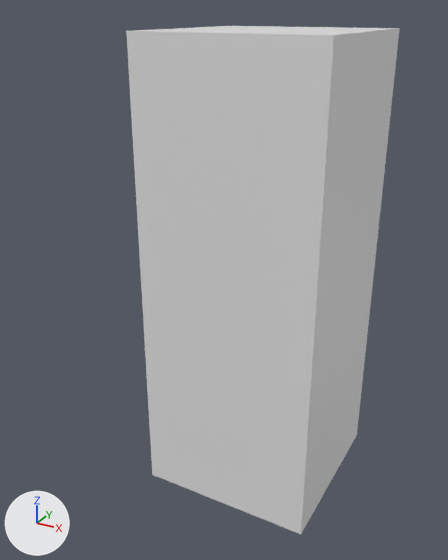
The glTF model public/webgl/player.glb as it was, and as the next commit left it.
Camera for both pictures: a 50 mm lens placed at (0.765, -1.657, 1.49), pointed at (-0.028, -0.215, 0.769). Every picture has the same lights, and +X, +Y and +Z are marked at lower left.

The first picture shows 'Player'.
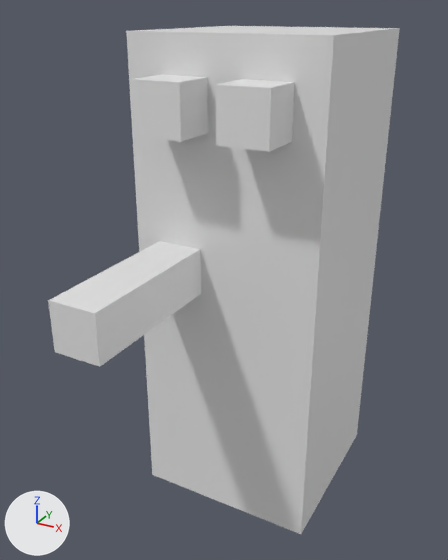
Commit message: allow player to shoot bullets

The change, as a list of edits to the scene's bpy script:
```text
Change me_cube:
    where me_cube.from_pydata(...)  # 8 vertices, 12 faces; spans x -0.278..0.278, y -0.278..0.278, z 0.001..1.435
    used by ob_player; location = (0.0, 0.0, 0.0)
    me_cube part 1: a new loose piece, a box spanning x -0.175..-0.039, y -0.406..-0.27, z 1.198..1.333, in mat_material (white #e7e7e7)
    me_cube part 2: a new loose piece, a box spanning x 0.056..0.191, y -0.406..-0.27, z 1.198..1.333, in mat_material (white #e7e7e7)
    me_cube part 3: a new loose piece, a box spanning x -0.204..-0.068, y -0.727..-0.27, z 0.742..0.877, in mat_material (white #e7e7e7)
```

Where the change shows, as pixel boxes [x1, y1, x2, y2] in the pictures (448 x 560 px):
'Player', reshaped (28% wider)
    before: [126, 26, 400, 534]
    after: [48, 26, 400, 534]
part 1 of me_cube, added
    after: [131, 75, 208, 142]
part 2 of me_cube, added
    after: [216, 79, 295, 152]
part 3 of me_cube, added
    after: [48, 241, 201, 367]
